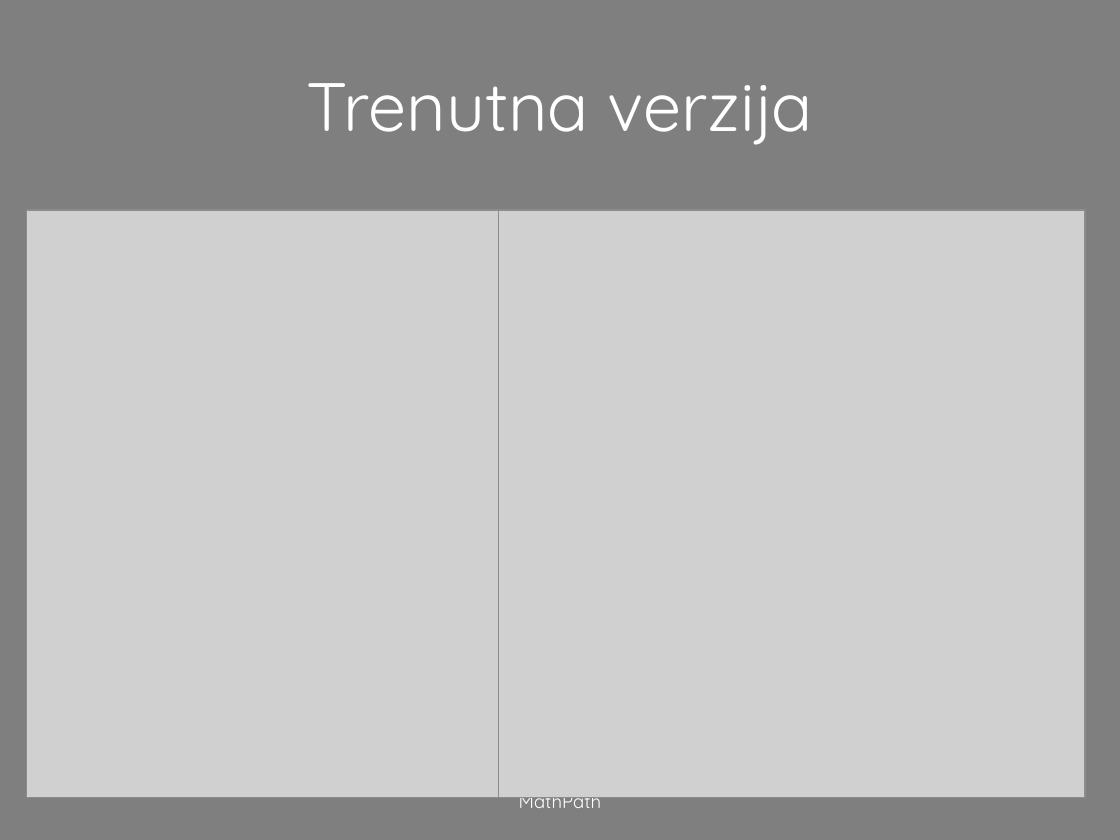
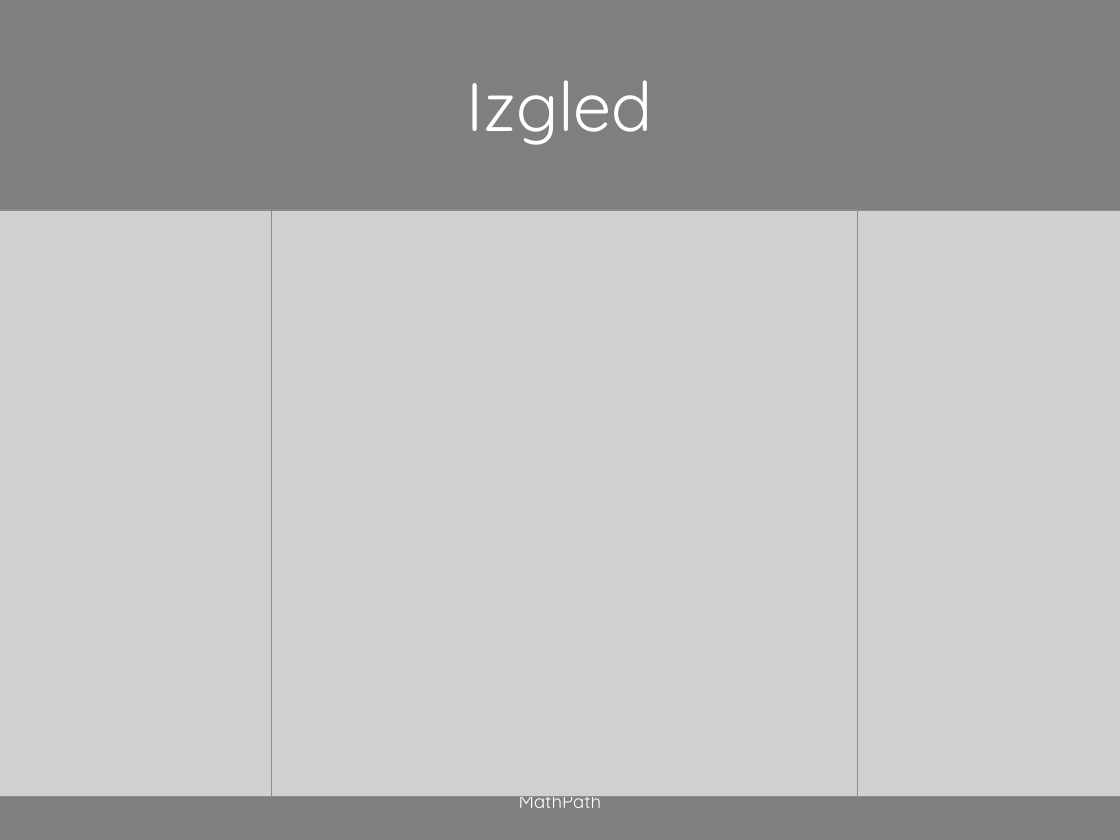
Before and after one commit to cromat/MathPath, a slide deck: slide 2 of MathPath.pptx. Drawn at 1120x840 pixels with LibreOffice and Linux fonts; fonts in the diff are those of the drawing; grey boxes stand for pictures. Boxes give left, top, right and bottom in pixels: in the first picture for what was removed or moved away, otherwise in the second. Text is boxed around its words. In the diff, an @@ line names an element or a change of style, - is before the commit and + after.

Commit message:
Screenshots and presentation

```diff
--- a/MathPath.pptx
+++ b/MathPath.pptx
@@ title at (x1=467, y1=80, x2=654, y2=145): text changed @@
-Trenutna verzija
+Izgled
@@ picture resized from (x1=27, y1=209, x2=613, y2=796) to (x1=0, y1=209, x2=480, y2=795) @@
@@ picture added at (x1=271, y1=209, x2=857, y2=795) @@
@@ picture resized from (x1=498, y1=209, x2=1084, y2=796) to (x1=638, y1=211, x2=1120, y2=796) @@
```
Also in this commit, not shown: 2 other slides changed, 1 slide added, 1 slide removed, 27 other files.
